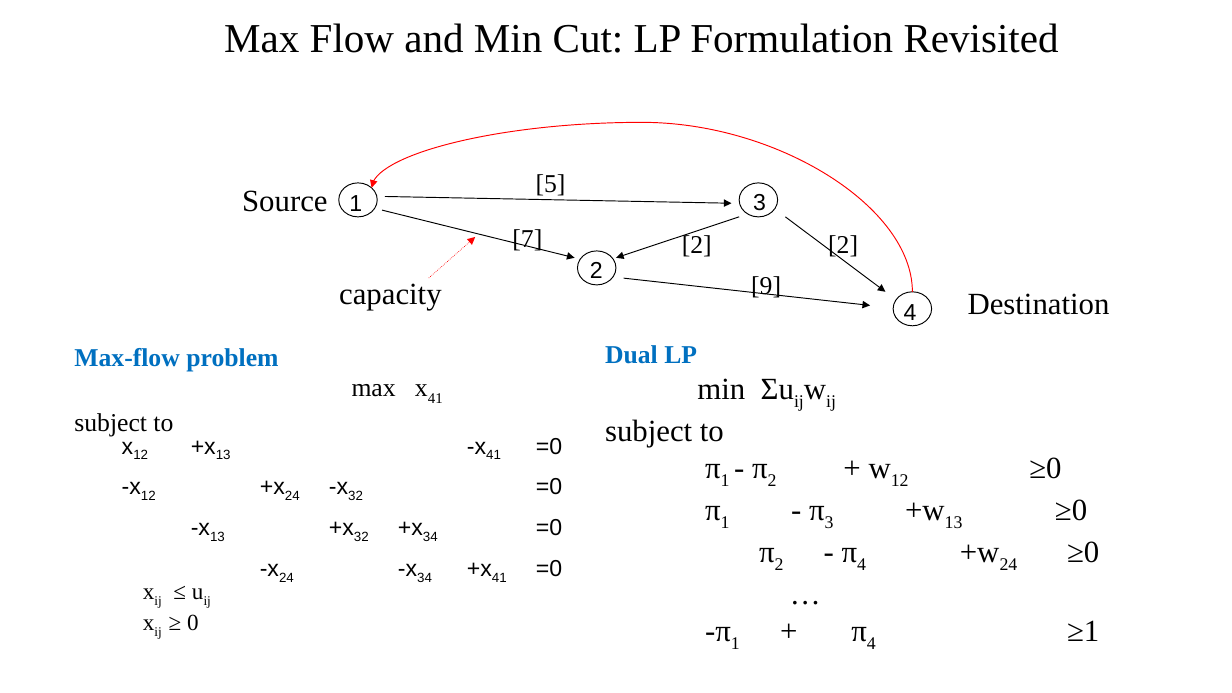
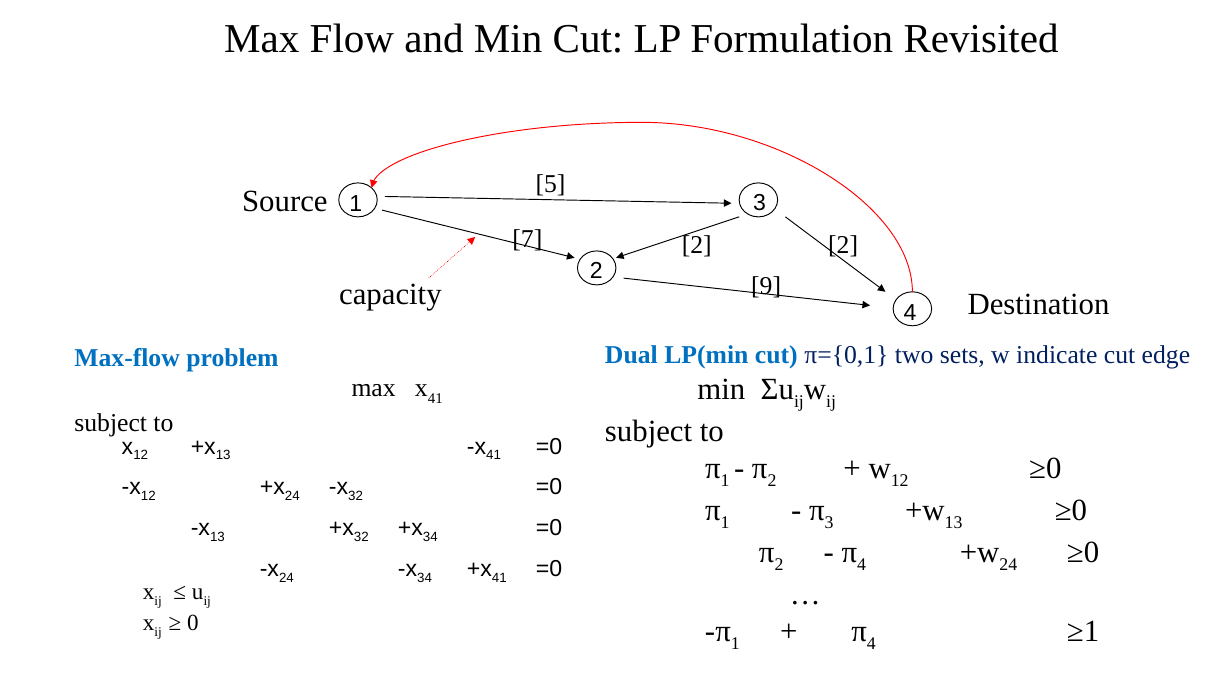
Before and after one commit to KaizynX/MySmallProjects, a slide deck: slide 18 of IEDA5230/PPT/5230_Lecture_5_2023.pptx. Drawn at 1232x693 pixels with LibreOffice and Linux fonts; fonts in the diff are those of the drawing. Boxes give left, top, right and bottom in pixels: in the first picture for what was removed or moved away, otherwise in the second. Text is boxed around its words. In the diff, an @@ line names an element or a change of style, - is before the commit and + after.

Commit message:
5230

```diff
--- a/IEDA5230/PPT/5230_Lecture_5_2023.pptx
+++ b/IEDA5230/PPT/5230_Lecture_5_2023.pptx
@@ text at (605, 345, 1190, 369): text changed; text colour #0070C0 to #002060; bold off @@
-Dual LP
+Dual LP(min cut) π={0,1} two sets, w indicate cut edge
```
